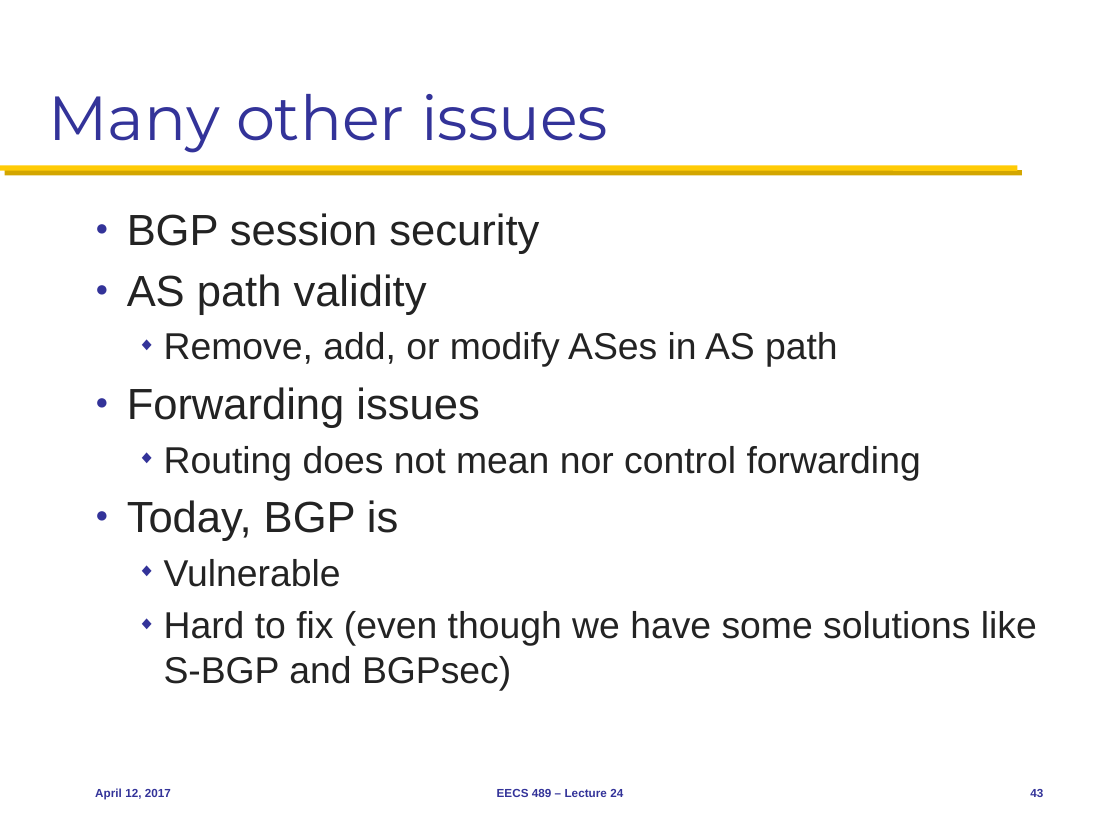
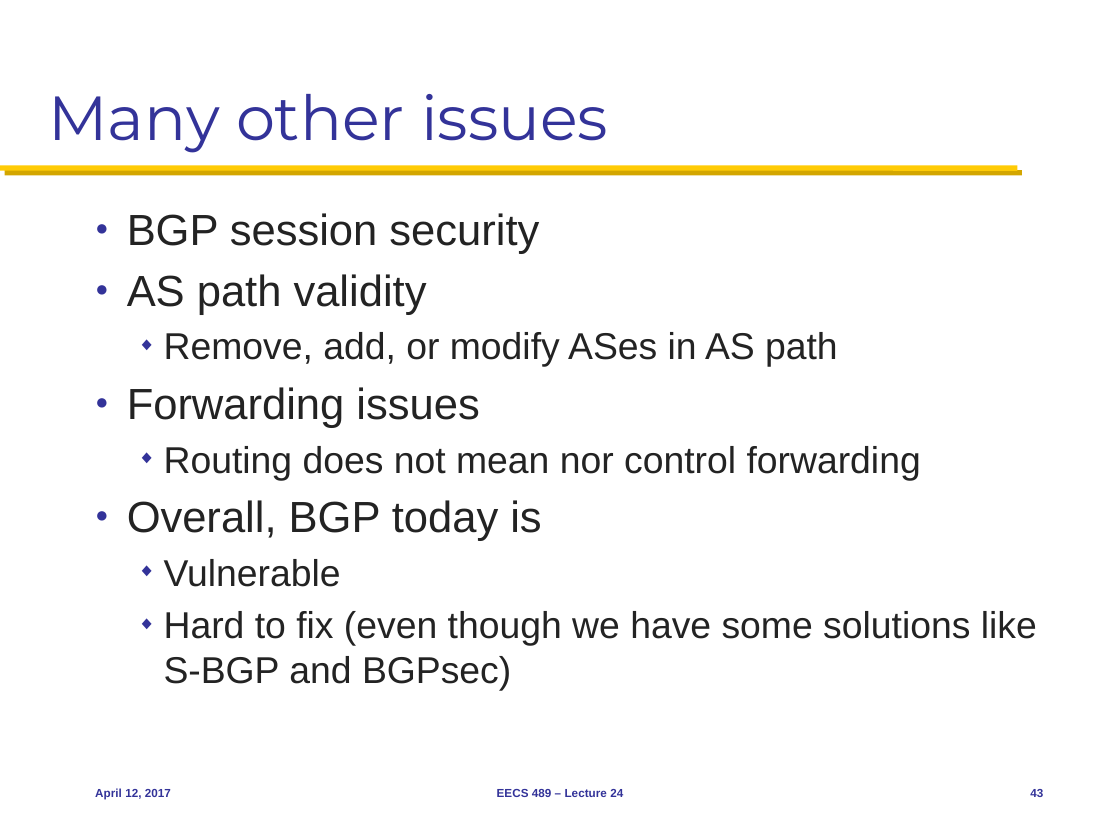
Before and after one commit to mosharaf/eecs489, a slide deck: slide 43 of Slides/041217.pptx. Drawn at 1120x840 pixels with LibreOffice and Linux fonts; fonts in the diff are those of the drawing. Boxes give left, top, right and bottom in pixels: in the first picture for what was removed or moved away, otherwise in the second. Text is boxed around its words. In the diff, an @@ line names an element or a change of style, - is before the commit and + after.

```diff
--- a/Slides/041217.pptx
+++ b/Slides/041217.pptx
@@ text at [127, 500, 541, 541]: text changed @@
-● Today, BGP is
+● Overall, BGP today is
```
Also in this commit, not shown: 7 other slides changed.
